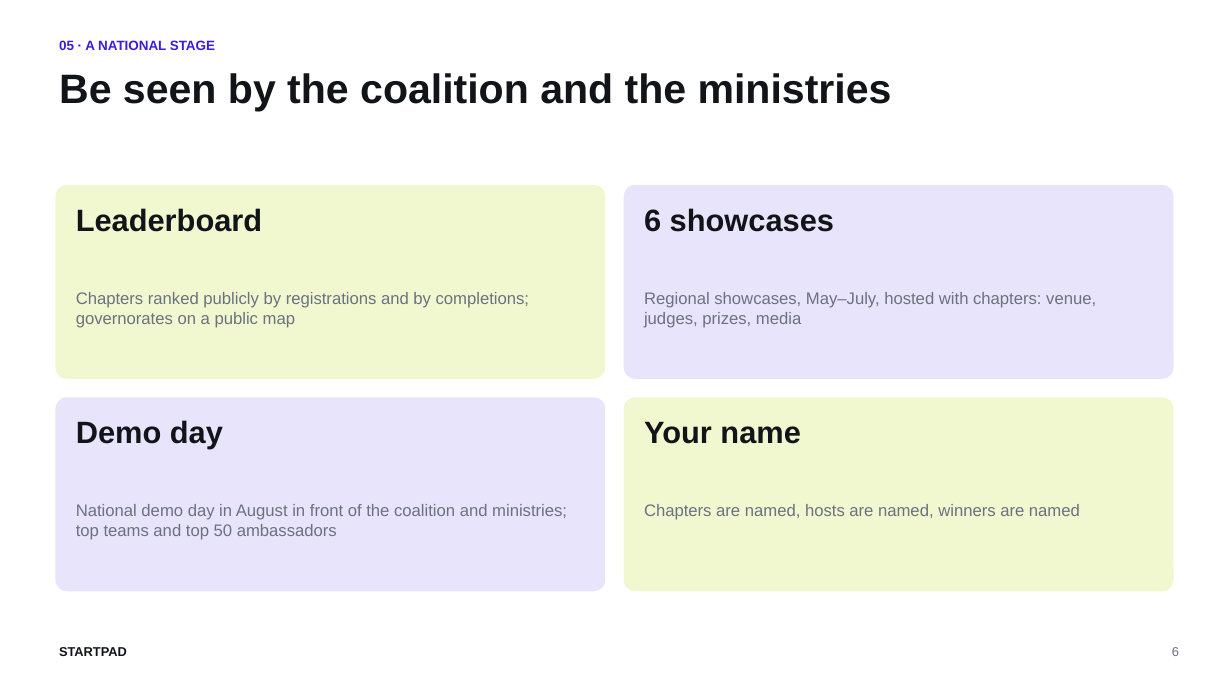
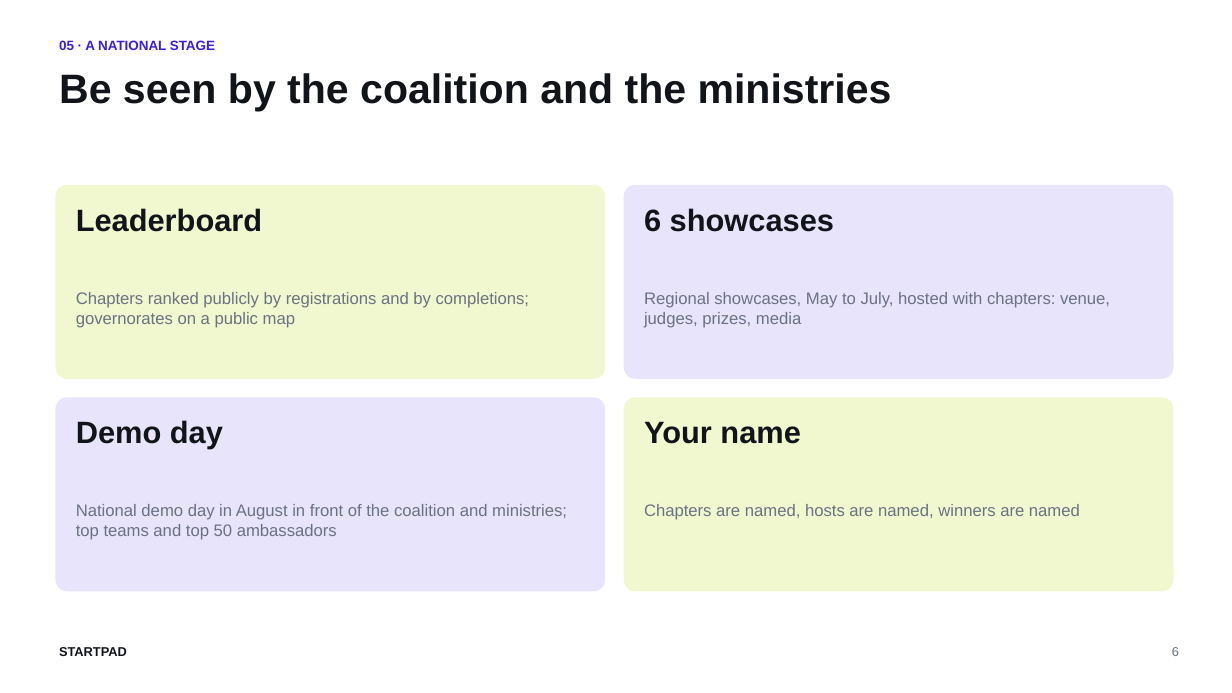
Before and after one commit to AbdelrhmanSoliman96/Abdelrhman-Soliman, a slide deck: slide 6 of StartPad/StartPad_Deck_Youth_Organisations.pptx. Drawn at 1232x693 pixels with LibreOffice and Linux fonts; fonts in the diff are those of the drawing. Boxes give left, top, right and bottom in pixels: in the first picture for what was removed or moved away, otherwise in the second. Text is boxed around its words. In the diff, an @@ line names an element or a change of style, - is before the commit and + after.

```diff
--- a/StartPad/StartPad_Deck_Youth_Organisations.pptx
+++ b/StartPad/StartPad_Deck_Youth_Organisations.pptx
@@ text at box(644, 292, 1110, 328): text changed @@
-Regional showcases, May–July, hosted with chapters: venue, judges, prizes, media
+Regional showcases, May to July, hosted with chapters: venue, judges, prizes, media
```
Also in this commit, not shown: 5 other slides changed, 4 other files.
